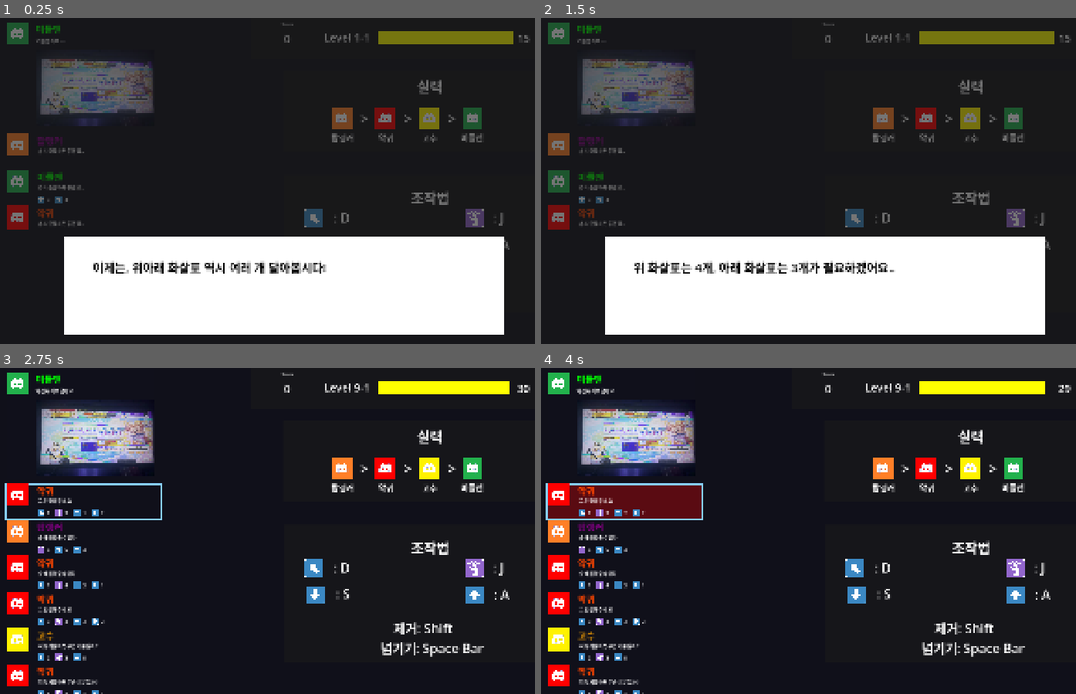
Above: before the commit, frames 1-4 (two rows, left to right).
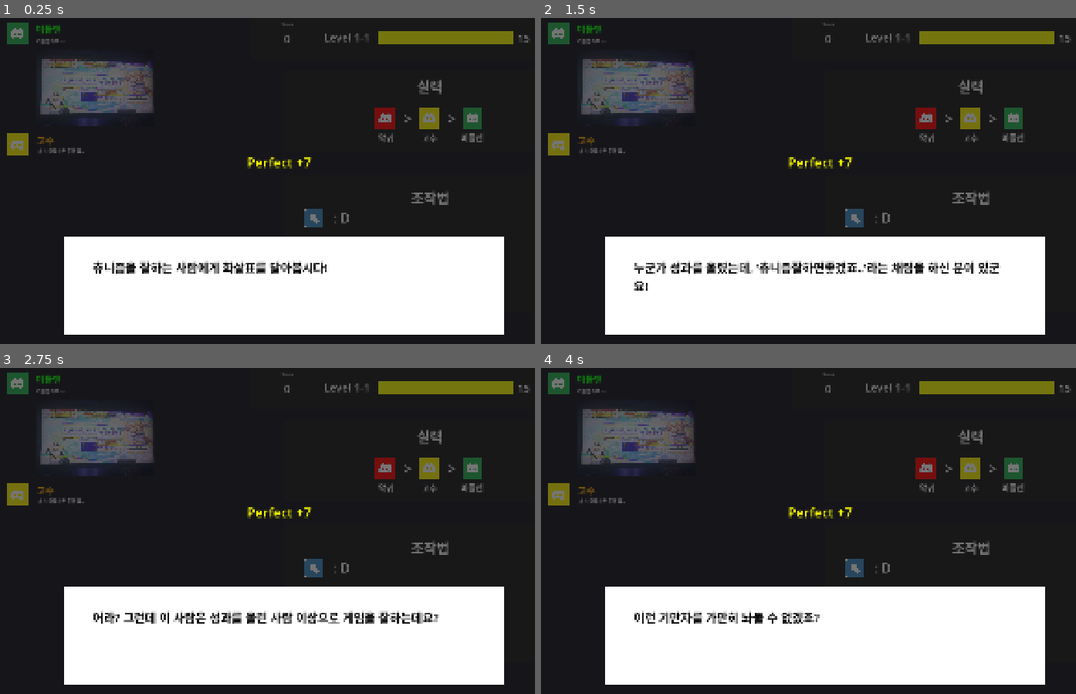
Above: after the commit, the same moments.

Repository: junu192857/Arrow-Game
Game: Godot game, scene res://Scenes/Ingame.tscn
Same seed, same stepped clock (60 frames per second), same inputs: the game is played once before the commit and once after it.
Inputs:
- Up to frame 1 (0.25 s): no input
- Up to frame 2 (1.5 s): tap Enter at 0.5, 1.35 s; hold D 0.53-1.28 s; tap J at 0.6 s; tap Space at 0.77, 1.25 s; hold S from 1.28 s (still down)
- Up to frame 3 (2.75 s): tap Space at 1.52 s; tap Enter at 2 s; release S at 2.03 s; hold D from 2.03 s (still down); tap Shift at 2.1 s
- Up to frame 4 (4 s): tap Space at 2.75, 3.02, 3.77 s; tap J at 2.85 s; release D at 3.53 s; hold A from 3.53 s (still down); tap Enter at 3.6 s

The runs differ from the first frame. In frame 1, 3.1% of the frame differs, in the area x 1-96%, y 27-79%; in frame 2, 3.8%; in frame 3, 35%; in frame 4, 38%, in the area x 0-100%, y 1-100%.

Commit message:
Perfect 7점으로 수정

Diff:
--- a/arrow-game/Scenes/Ingame.tscn
+++ b/arrow-game/Scenes/Ingame.tscn
@@ -660,21 +660,20 @@
 vertical_alignment = 1
 
 [node name="PerfectLabel" type="Label" parent="." unique_id=451159694]
-visible = false
 z_index = 2
 layout_mode = 1
 anchors_preset = -1
 anchor_left = 0.404
-anchor_top = 0.43100002
+anchor_top = 0.44900003
 anchor_right = 0.58100003
-anchor_bottom = 0.48800004
+anchor_bottom = 0.50600004
 offset_left = -0.6800537
-offset_top = 19.519989
+offset_top = 0.079956055
 offset_right = 0.47998047
-offset_bottom = 18.95996
+offset_bottom = -0.4800415
 theme_override_colors/font_color = Color(1, 1, 0, 1)
 theme_override_font_sizes/font_size = 41
-text = "Perfect +2"
+text = "Perfect +7"
 horizontal_alignment = 1
 vertical_alignment = 1
 
--- a/arrow-game/Scripts/LevelManager.gd
+++ b/arrow-game/Scripts/LevelManager.gd
@@ -31,7 +31,7 @@
 
 
 func _ready():
-	level = 8
+	level = 0
 	_time_bar_anchor_left = $StatusPanel/TimeBar.anchor_left
 	_time_bar_full_anchor_right = $StatusPanel/TimeBar.anchor_right
 	$InformationPanel/InformationManager.information_closed.connect(start_new_stage)
@@ -204,7 +204,7 @@
 		var perfect := _stage_perfect
 		var time_bonus := ceili(time_left)
 		if perfect:
-			score += 2
+			score += 7
 		score += time_bonus
 		_update_score_display()
 		playing = false
